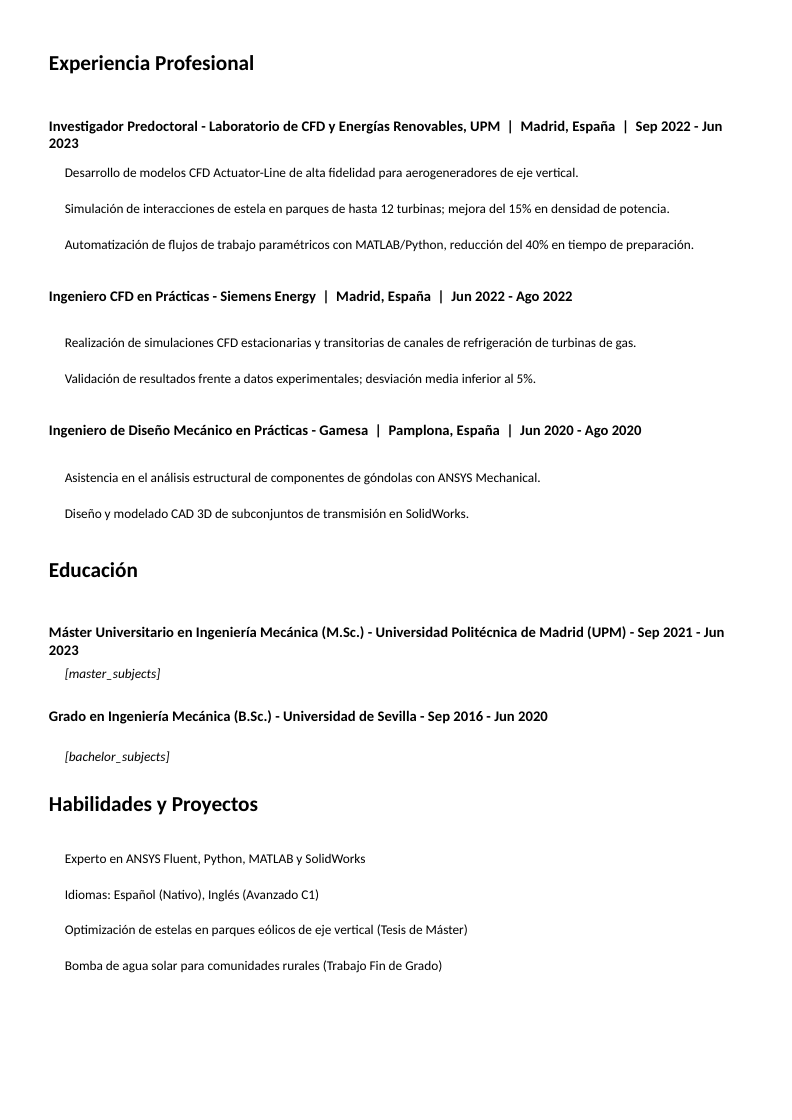
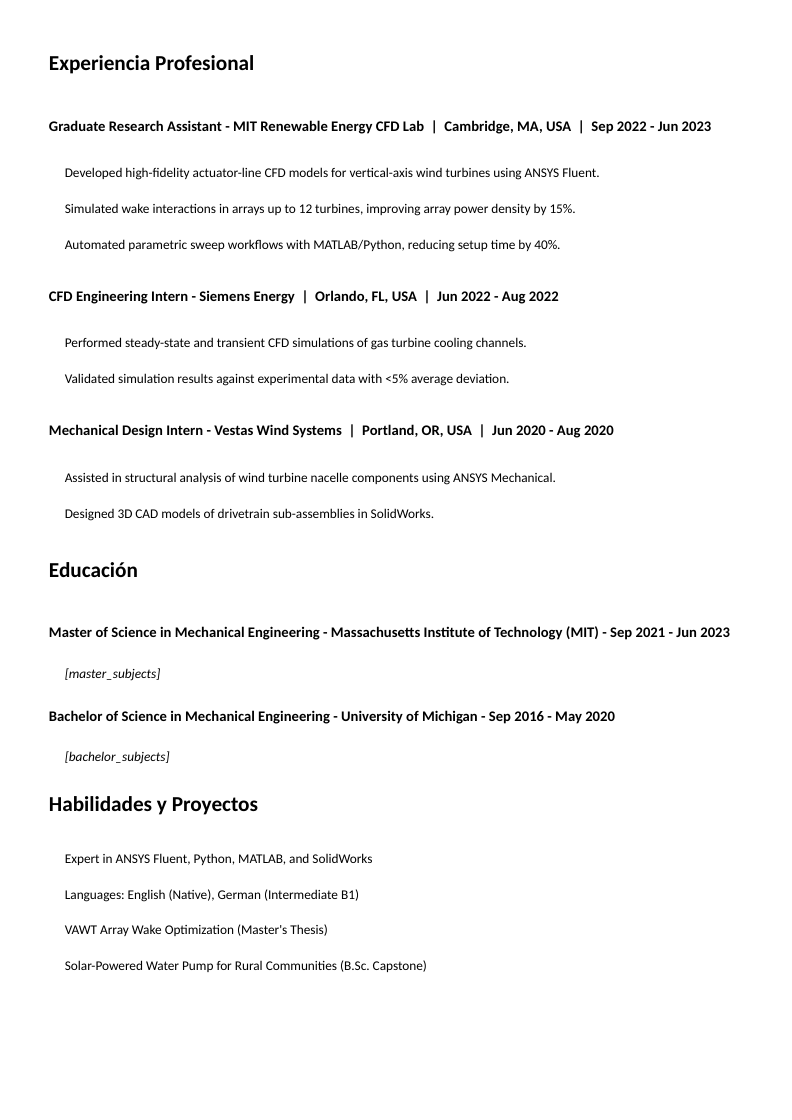
Before and after one commit to juanaponterojas01/Bonfire, a slide deck: slide 2 of examples/templates/es/cv_template.pptx. Drawn at 792x1120 pixels with LibreOffice and Linux fonts; fonts in the diff are those of the drawing. Boxes give left, top, right and bottom in pixels: in the first picture for what was removed or moved away, otherwise in the second. Text is boxed around its words. In the diff, an @@ line names an element or a change of style, - is before the commit and + after.

```diff
--- a/examples/templates/es/cv_template.pptx
+++ b/examples/templates/es/cv_template.pptx
@@ text at <box>49,120,712,134</box>: text changed @@
-Investigador Predoctoral - Laboratorio de CFD y Energías Renovables, UPM | Madrid, España | Sep 2022 - Jun 2023
+Graduate Research Assistant - MIT Renewable Energy CFD Lab | Cambridge, MA, USA | Sep 2022 - Jun 2023
@@ text at <box>65,167,599,180</box>: text changed @@
-Desarrollo de modelos CFD Actuator-Line de alta fidelidad para aerogeneradores de eje vertical.
+Developed high-fidelity actuator-line CFD models for vertical-axis wind turbines using ANSYS Fluent.
@@ text at <box>65,203,576,216</box>: text changed @@
-Simulación de interacciones de estela en parques de hasta 12 turbinas; mejora del 15% en densidad de potencia.
+Simulated wake interactions in arrays up to 12 turbines, improving array power density by 15%.
@@ text at <box>65,239,560,252</box>: text changed @@
-Automatización de flujos de trabajo paramétricos con MATLAB/Python, reducción del 40% en tiempo de preparación.
+Automated parametric sweep workflows with MATLAB/Python, reducing setup time by 40%.
@@ text at <box>49,290,559,304</box>: text changed @@
-Ingeniero CFD en Prácticas - Siemens Energy | Madrid, España | Jun 2022 - Ago 2022
+CFD Engineering Intern - Siemens Energy | Orlando, FL, USA | Jun 2022 - Aug 2022
@@ text at <box>65,337,527,350</box>: text changed @@
-Realización de simulaciones CFD estacionarias y transitorias de canales de refrigeración de turbinas de gas.
+Performed steady-state and transient CFD simulations of gas turbine cooling channels.
@@ text at <box>65,373,509,386</box>: text changed @@
-Validación de resultados frente a datos experimentales; desviación media inferior al 5%.
+Validated simulation results against experimental data with <5% average deviation.
@@ text at <box>49,424,614,438</box>: text changed @@
-Ingeniero de Diseño Mecánico en Prácticas - Gamesa | Pamplona, España | Jun 2020 - Ago 2020
+Mechanical Design Intern - Vestas Wind Systems | Portland, OR, USA | Jun 2020 - Aug 2020
@@ text at <box>65,472,556,485</box>: text changed @@
-Asistencia en el análisis estructural de componentes de góndolas con ANSYS Mechanical.
+Assisted in structural analysis of wind turbine nacelle components using ANSYS Mechanical.
@@ text at <box>65,508,434,521</box>: text changed @@
-Diseño y modelado CAD 3D de subconjuntos de transmisión en SolidWorks.
+Designed 3D CAD models of drivetrain sub-assemblies in SolidWorks.
@@ text at <box>49,626,730,640</box>: text changed @@
-Máster Universitario en Ingeniería Mecánica (M.Sc.) - Universidad Politécnica de Madrid (UPM) - Sep 2021 - Jun 2023
+Master of Science in Mechanical Engineering - Massachusetts Institute of Technology (MIT) - Sep 2021 - Jun 2023
@@ text at <box>49,710,615,724</box>: text changed @@
-Grado en Ingeniería Mecánica (B.Sc.) - Universidad de Sevilla - Sep 2016 - Jun 2020
+Bachelor of Science in Mechanical Engineering - University of Michigan - Sep 2016 - May 2020
@@ text at <box>65,853,372,865</box>: text changed @@
-Experto en ANSYS Fluent, Python, MATLAB y SolidWorks
+Expert in ANSYS Fluent, Python, MATLAB, and SolidWorks
@@ text at <box>65,889,359,902</box>: text changed @@
-Idiomas: Español (Nativo), Inglés (Avanzado C1)
+Languages: English (Native), German (Intermediate B1)
@@ text at <box>65,924,327,936</box>: text changed @@
-Optimización de estelas en parques eólicos de eje vertical (Tesis de Máster)
+VAWT Array Wake Optimization (Master's Thesis)
@@ text at <box>65,960,427,972</box>: text changed @@
-Bomba de agua solar para comunidades rurales (Trabajo Fin de Grado)
+Solar-Powered Water Pump for Rural Communities (B.Sc. Capstone)
```
Also in this commit, not shown: 1 other slide changed, 13 other files.
